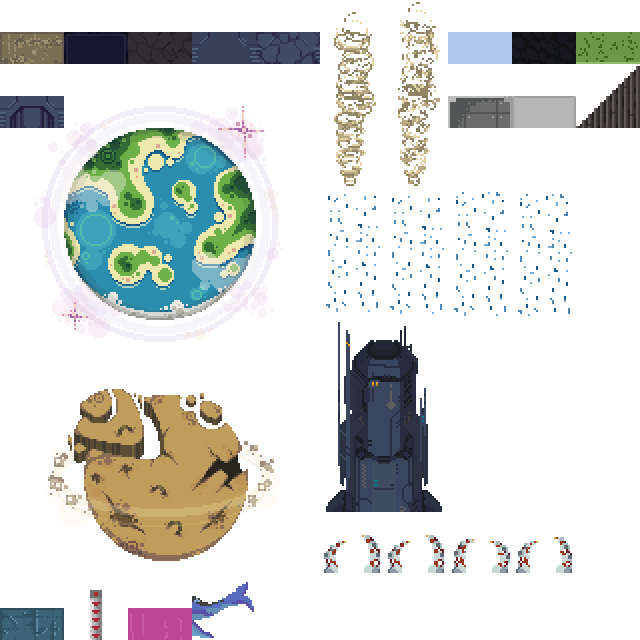
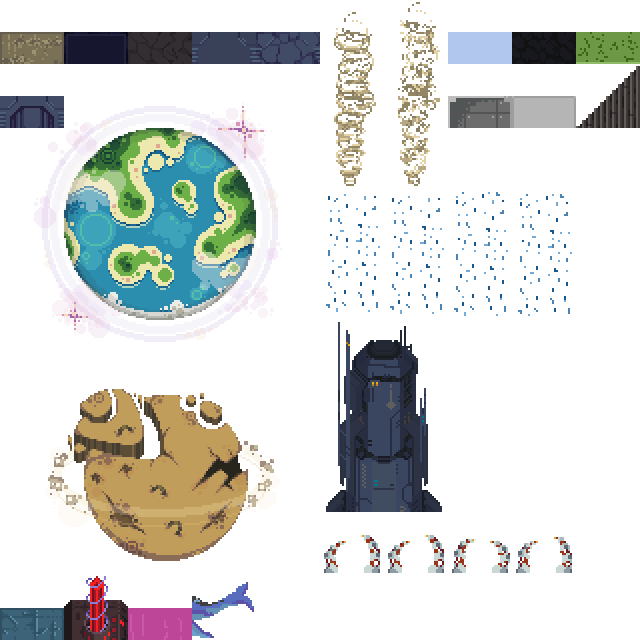
Before/after of a 640 x 640 layered artwork. What changed in the layer stack:
added layer "ship-laser-above" (1st of 2) above "ship-laser-above" over (x1=64, y1=576, x2=128, y2=640)
hid "ship-laser-above" (2nd of 2), moved it above "space-whale-tail" over (x1=90, y1=590, x2=102, y2=640)
